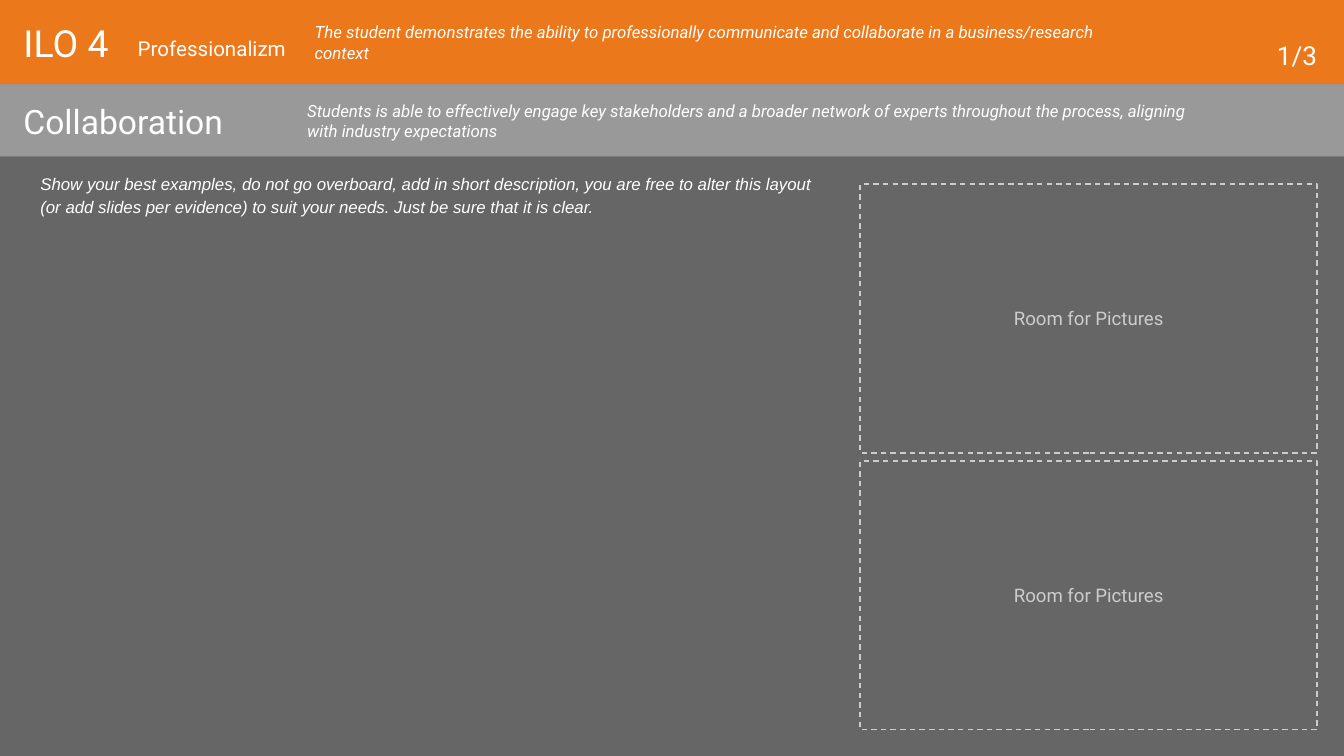
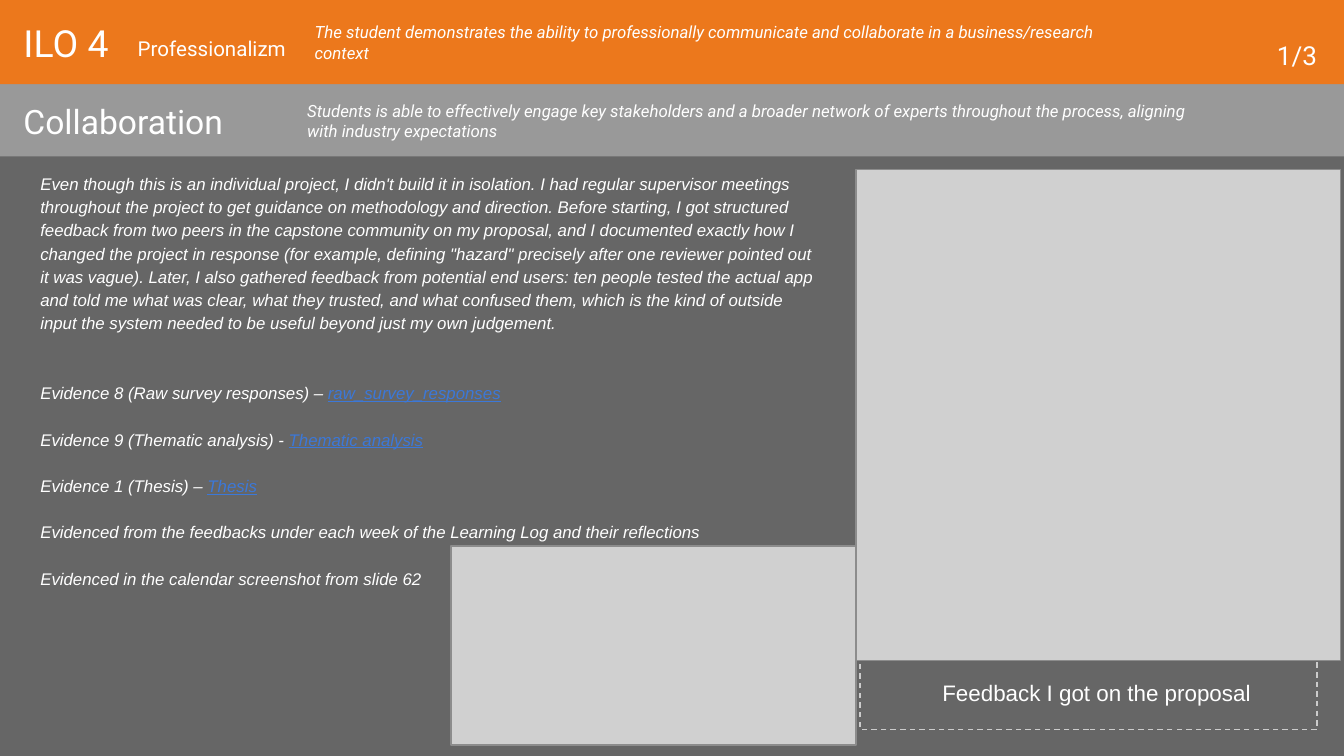
Before and after one commit to VladislavStoimenov235030/Vladislav_Stoimenov_Graduation_Project_25_26, a slide deck: slide 66 of thesis/evidencing/2026-27 Learning Log Graduation Project.pptx (slide 63 before the commit). Drawn at 1344x756 pixels with LibreOffice and Linux fonts; fonts in the diff are those of the drawing; grey boxes stand for pictures. Boxes give left, top, right and bottom in pixels: in the first picture for what was removed or moved away, otherwise in the second. Text is boxed around its words. In the diff, an @@ line names an element or a change of style, - is before the commit and + after.

Commit message:
upload the learning log

```diff
--- a/thesis/evidencing/2026-27 Learning Log Graduation Project.pptx
+++ b/thesis/evidencing/2026-27 Learning Log Graduation Project.pptx
@@ text at (x1=40, y1=178, x2=813, y2=585): text changed @@
-Show your best examples, do not go overboard, add in short description, you are free to alter this layout (or add slides per evidence) to suit your needs. Just be sure that it is clear.
+Even though this is an individual project, I didn't build it in isolation. I had regular supervisor meetings throughout the project to get guidance on methodology and direction. Before starting, I got structured feedback from two peers in the capstone community on my proposal, and I documented exactly how I changed the project in response (for example, defining "hazard" precisely after one reviewer pointed out it was vague). Later, I also gathered feedback from potential end users: ten people tested the actual app and told me what was clear, what they trusted, and what confused them, which is the kind of outside input the system needed to be useful beyond just my own judgement.
+Evidence 8 (Raw survey responses) – raw_survey_responses
+Evidence 9 (Thematic analysis) - Thematic analysis
+Evidence 1 (Thesis) – Thesis
+Evidenced from the feedbacks under each week of the Learning Log and their reflections
+Evidenced in the calendar screenshot from slide 62
@@ picture added at (x1=856, y1=169, x2=1340, y2=660) @@
@@ rectangle removed at (x1=860, y1=184, x2=1317, y2=453) @@
-Room for Pictures
@@ picture added at (x1=452, y1=546, x2=856, y2=745) @@
@@ text in rectangle at (x1=1014, y1=588, x2=1163, y2=602): text removed @@
-Room for Pictures
@@ text added at (x1=942, y1=685, x2=1251, y2=706), 12 pt, text #FFFFFF @@
+Feedback I got on the proposal
```
Also in this commit, not shown: 16 other slides changed, 3 slides added.
